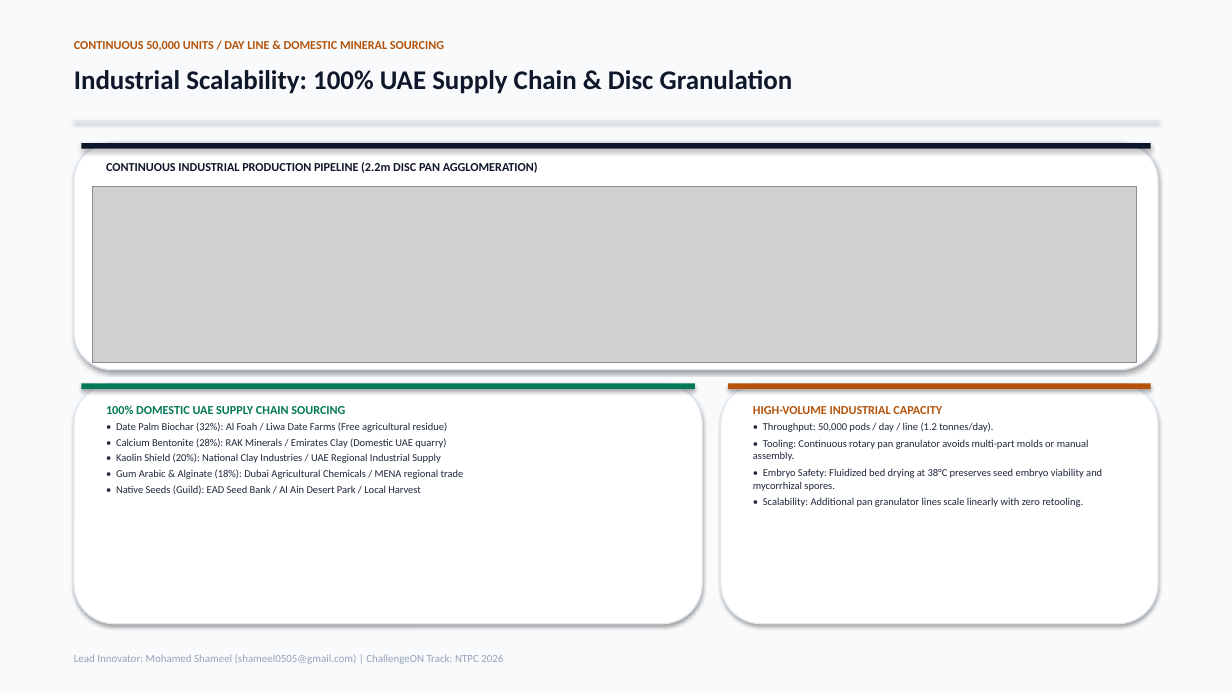
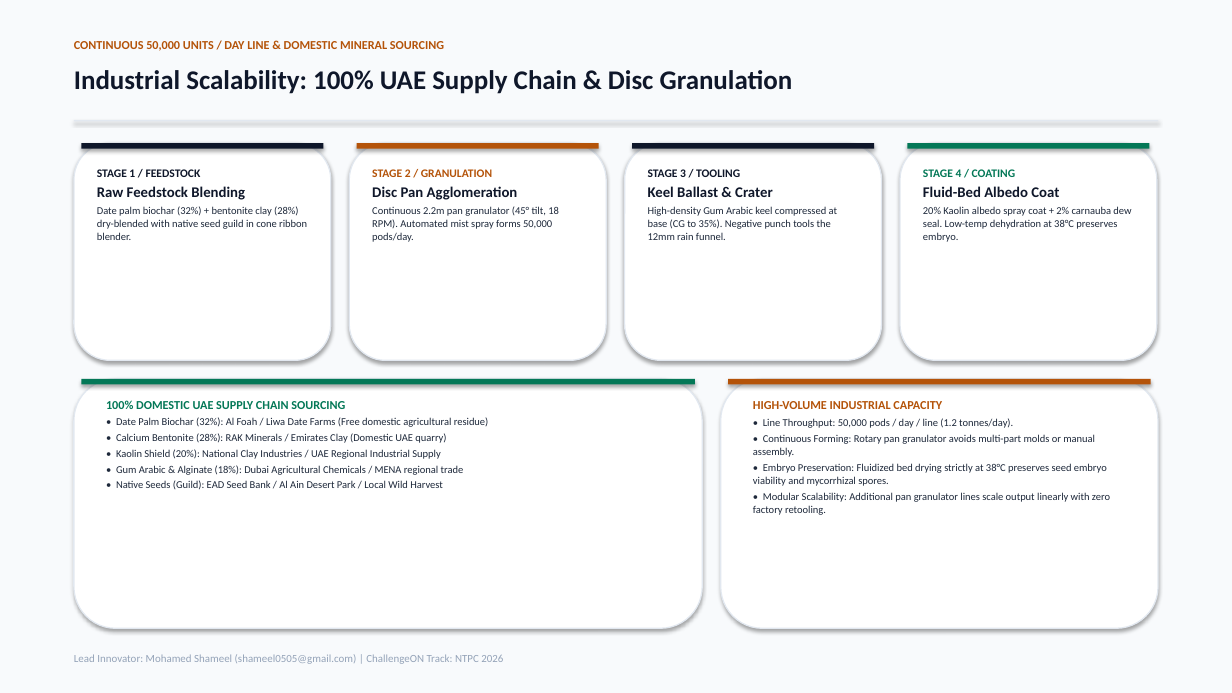
Before and after one commit to shameel0505/project_uae, a slide deck: slide 7 of Nabat_TerraPod_Proposal_Shameel_v2.pptx. Drawn at 1232x693 pixels with LibreOffice and Linux fonts; fonts in the diff are those of the drawing; grey boxes stand for pictures. Boxes give left, top, right and bottom in pixels: in the first picture for what was removed or moved away, otherwise in the second. Text is boxed around its words. In the diff, an @@ line names an element or a change of style, - is before the commit and + after.

```diff
--- a/Nabat_TerraPod_Proposal_Shameel_v2.pptx
+++ b/Nabat_TerraPod_Proposal_Shameel_v2.pptx
@@ rounded rectangle: place and size @@
-rounded rectangle at [74,143,1158,370]
+rounded rectangle at [74,143,331,360]
@@ rectangle: place and size @@
-rectangle at [81,143,1151,149]
+rectangle at [81,143,323,149]
@@ rounded rectangle added at [349,143,606,360], fill #FFFFFF, outline #E2E8F0 1 pt @@
@@ rectangle added at [357,143,599,149], fill #B45309 @@
@@ rounded rectangle added at [625,143,882,360], fill #FFFFFF, outline #E2E8F0 1 pt @@
@@ rectangle added at [632,143,874,149], fill #0F172A @@
@@ rounded rectangle added at [900,143,1157,360], fill #FFFFFF, outline #E2E8F0 1 pt @@
@@ rectangle added at [908,143,1150,149], fill #047857 @@
@@ text added at [97,169,307,240], 8.2 pt, text #1E293B @@
+STAGE 1 / FEEDSTOCK
+Raw Feedstock Blending
+Date palm biochar (32%) + bentonite clay (28%) dry-blended with native seed guild in cone ribbon blender.
@@ text removed at [106,162,538,173] @@
-CONTINUOUS INDUSTRIAL PRODUCTION PIPELINE (2.2m DISC PAN AGGLOMERATION)
@@ text added at [372,169,559,242], 8.2 pt, text #1E293B @@
+STAGE 2 / GRANULATION
+Disc Pan Agglomeration
+Continuous 2.2m pan granulator (45° tilt, 18 RPM). Automated mist spray forms 50,000 pods/day.
@@ text added at [648,169,837,240], 8.2 pt, text #1E293B @@
+STAGE 3 / TOOLING
+Keel Ballast & Crater
+High-density Gum Arabic keel compressed at base (CG to 35%). Negative punch tools the 12mm rain funnel.
@@ text added at [923,169,1131,242], 8.2 pt, text #1E293B @@
+STAGE 4 / COATING
+Fluid-Bed Albedo Coat
+20% Kaolin albedo spray coat + 2% carnauba dew seal. Low-temp dehydration at 38°C preserves embryo.
@@ picture removed at [92,187,1137,362] @@
@@ rounded rectangle: place and size @@
-rounded rectangle at [74,384,702,624]
+rounded rectangle at [74,379,702,628]
@@ rectangle: place and size @@
-rectangle at [81,384,695,389]
+rectangle at [81,379,695,384]
@@ rounded rectangle: place and size @@
-rounded rectangle at [721,384,1158,624]
+rounded rectangle at [721,379,1158,628]
@@ rectangle: place and size @@
-rectangle at [728,384,1151,389]
+rectangle at [728,379,1151,384]
@@ text at [116,417,489,427]: text changed @@
-• Date Palm Biochar (32%): Al Foah / Liwa Date Farms (Free agricultural residue)
+• Date Palm Biochar (32%): Al Foah / Liwa Date Farms (Free domestic agricultural residue)
@@ text at [753,418,1110,515]: text changed @@
-• Throughput: 50,000 pods / day / line (1.2 tonnes/day).
-• Tooling: Continuous rotary pan granulator avoids multi-part molds or manual assembly.
-• Embryo Safety: Fluidized bed drying at 38°C preserves seed embryo viability and mycorrhizal spores.
-• Scalability: Additional pan granulator lines scale linearly with zero retooling.
+• Line Throughput: 50,000 pods / day / line (1.2 tonnes/day).
+• Continuous Forming: Rotary pan granulator avoids multi-part molds or manual assembly.
+• Embryo Preservation: Fluidized bed drying strictly at 38°C preserves seed embryo viability and mycorrhizal spores.
+• Modular Scalability: Additional pan granulator lines scale output linearly with zero factory retooling.
@@ text at [116,480,443,489]: text changed @@
-• Native Seeds (Guild): EAD Seed Bank / Al Ain Desert Park / Local Harvest
+• Native Seeds (Guild): EAD Seed Bank / Al Ain Desert Park / Local Wild Harvest
```
Also in this commit, not shown: 13 other files.
